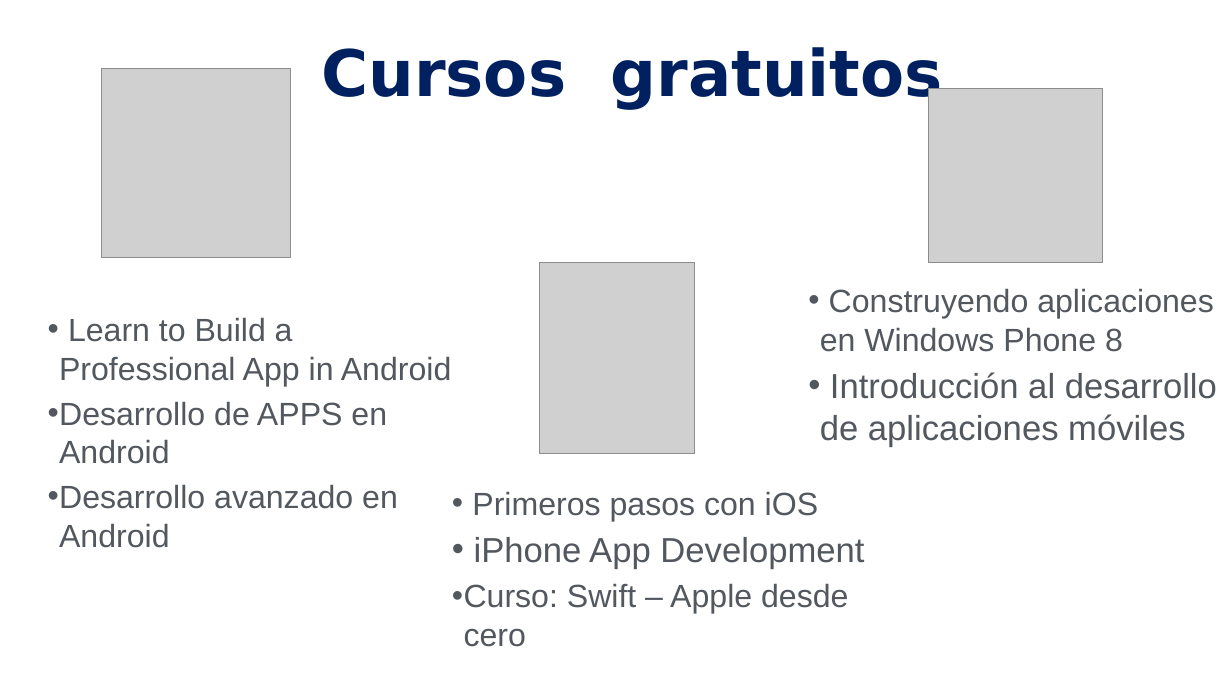
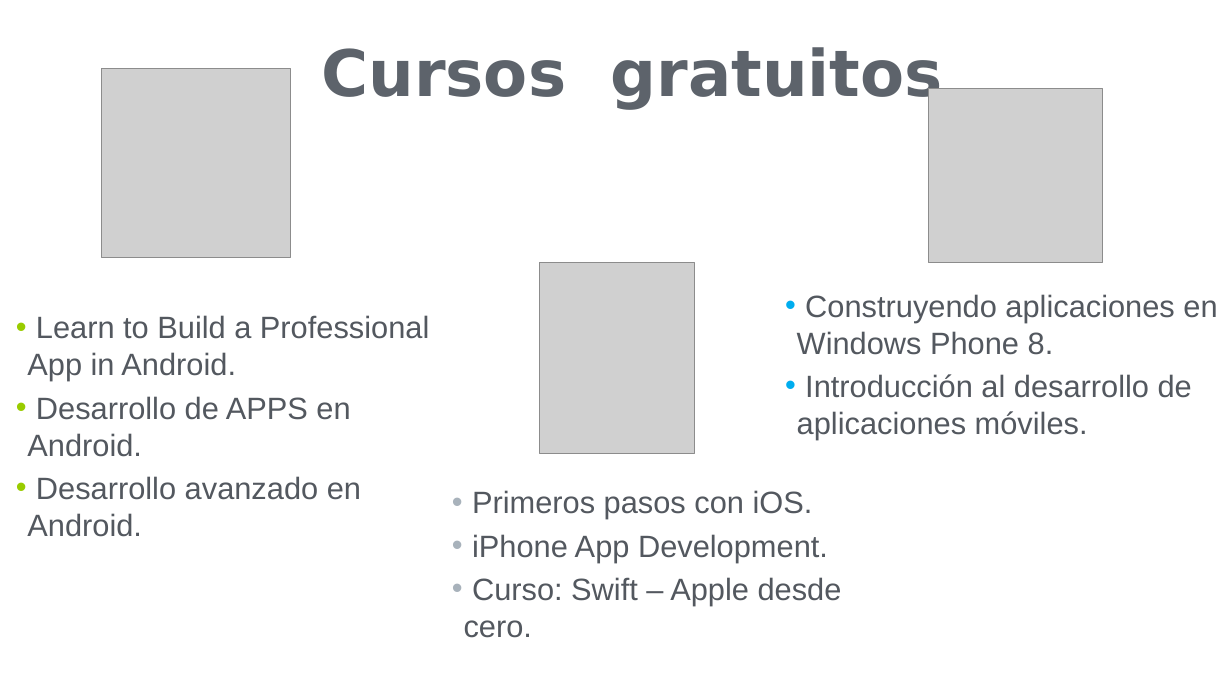
Before and after one commit to Patricia-Sotodosos/TG1, a slide deck: slide 9 of TG1_final.pptx. Drawn at 1232x693 pixels with LibreOffice and Linux fonts; fonts in the diff are those of the drawing; grey boxes stand for pictures. Boxes give left, top, right and bottom in pixels: in the first picture for what was removed or moved away, otherwise in the second. Text is boxed around its words. In the diff, an @@ line names an element or a change of style, - is before the commit and + after.

```diff
--- a/TG1_final.pptx
+++ b/TG1_final.pptx
@@ title "Cursos gratuitos" at (321, 47, 943, 110): text colour #002060 to #5D636B @@
@@ text at (797, 294, 1217, 440): text changed; size 54 to 48 pt @@
-• Construyendo aplicaciones en Windows Phone 8
-• Introducción al desarrollo de aplicaciones móviles
+• Construyendo aplicaciones en Windows Phone 8.
+• Introducción al desarrollo de aplicaciones móviles.
@@ text at (27, 315, 429, 537): text changed; size 50 to 48 pt @@
-• Learn to Build a Professional App in Android
-• Desarrollo de APPS en Android
-• Desarrollo avanzado en Android
+• Learn to Build a Professional App in Android.
+• Desarrollo de APPS en Android.
+• Desarrollo avanzado en Android.
@@ text at (464, 490, 842, 638): text changed; size 50 to 48 pt @@
-• Primeros pasos con iOS
-• iPhone App Development
-• Curso: Swift – Apple desde cero
+• Primeros pasos con iOS.
+• iPhone App Development.
+• Curso: Swift – Apple desde cero.
```
Also in this commit, not shown: 9 other slides changed, 2 slides added, 1 slide removed, 2 other files.
